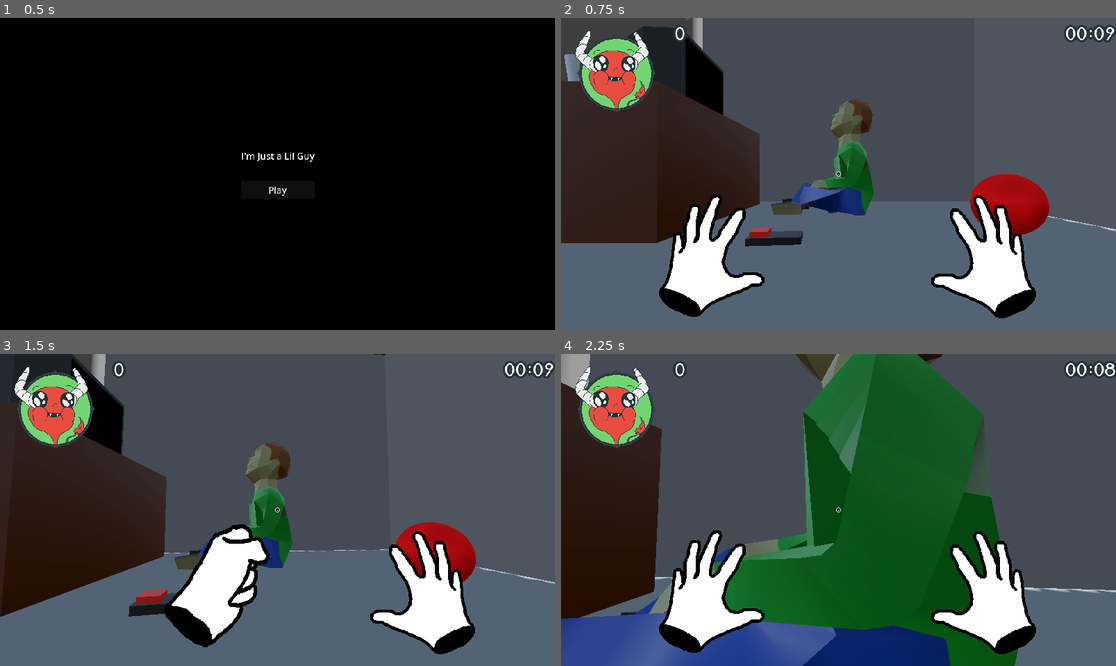
Above: before the commit, frames 1-4 (two rows, left to right).
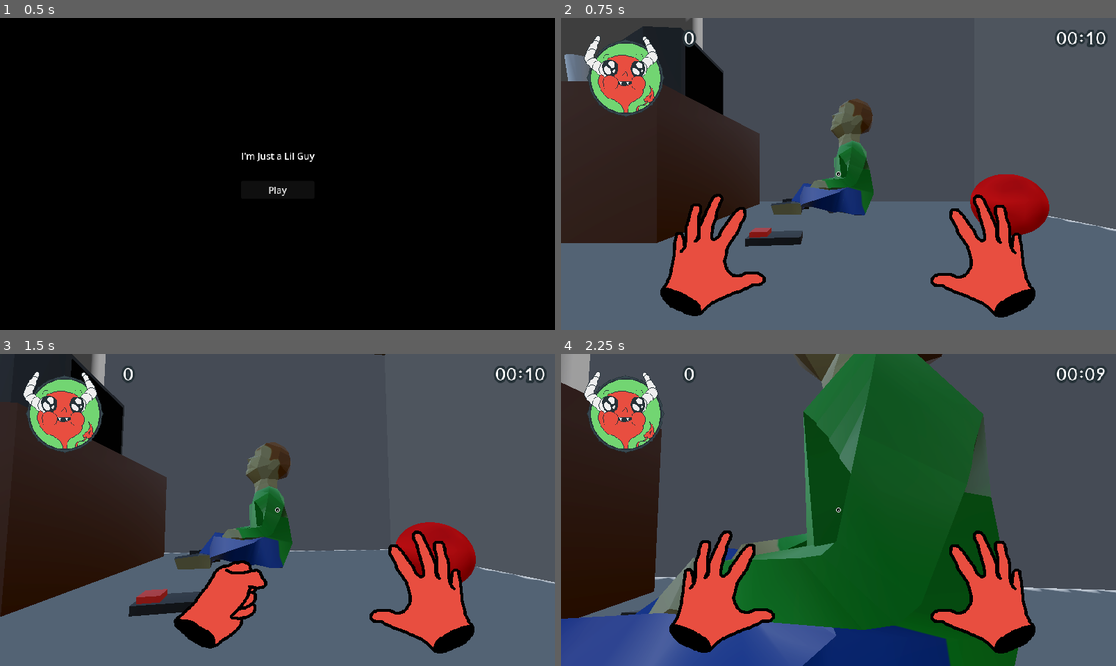
Above: after the commit, the same moments.

Repository: fleetfoxx/little-mischief
Game: Godot game, scene res://Scenes/Game/game.tscn
The game is run twice, just before and just after one commit, with the same random seed, the same clock (stepped at 60 frames per second) and the same inputs. The engine's default icon, where the game draws it, is replaced by a stand-in: a white triangle on a blue panel in a dark square.
Inputs (mouse positions are in pixels of both pictures, inside the frame that each line leads up to):
- Up to frame 1 (0.5 s): no input
- Up to frame 2 (0.75 s): click "Play" at 0.5 s
- Up to frame 3 (1.5 s): tap Enter at 1.25 s; move the mouse to (305, 510) at 1.27 s; press the mouse at (305, 510) at 1.28 s; hold W (move-forward) from 1.28 s (still down)
- Up to frame 4 (2.25 s): keep holding W (move-forward); tap Space (jump) at 1.52 s; move the mouse to (810, 510) at 2.02 s; release the mouse at (810, 510) at 2.03 s; right-click (810, 510) at 2.1 s

Frame 1 is identical in both runs. In frame 2, 8.3% of the frame differs, in the area x 2-100%, y 2-97%; in frame 3, 9.6%; in frame 4, 10%.

Commit message:
Add pause. Make timers pauseable.

Diff:
--- a/Scenes/Player/HUD/player_hud.tscn
+++ b/Scenes/Player/HUD/player_hud.tscn
@@ -20,36 +20,48 @@
 mouse_filter = 2
 theme = ExtResource("1_mok0f")
 script = ExtResource("1_nxght")
-_pointsLabel = NodePath("BoxContainer2/Points")
-_chainLabel = NodePath("BoxContainer/CurrentChain")
-_chainMultLabel = NodePath("BoxContainer/CurrentChainCalc")
-_countdownLabel = NodePath("BoxContainer2/Countdown")
+_pointsLabel = NodePath("MarginContainer/BoxContainer3/BoxContainer2/Points")
+_chainLabel = NodePath("MarginContainer/BoxContainer3/BoxContainer/CurrentChain")
+_chainMultLabel = NodePath("MarginContainer/BoxContainer3/BoxContainer/CurrentChainCalc")
+_countdownLabel = NodePath("MarginContainer/BoxContainer3/BoxContainer2/Countdown")
 
-[node name="BoxContainer2" type="BoxContainer" parent="."]
+[node name="MarginContainer" type="MarginContainer" parent="."]
 layout_mode = 1
-anchors_preset = 10
+anchors_preset = 15
 anchor_right = 1.0
-offset_bottom = 192.0
+anchor_bottom = 1.0
 grow_horizontal = 2
+grow_vertical = 2
+theme_override_constants/margin_left = 16
+theme_override_constants/margin_top = 8
+theme_override_constants/margin_right = 16
+theme_override_constants/margin_bottom = 0
 
-[node name="MarginContainer" type="MarginContainer" parent="BoxContainer2"]
+[node name="BoxContainer3" type="BoxContainer" parent="MarginContainer"]
+layout_mode = 2
+vertical = true
+
+[node name="BoxContainer2" type="BoxContainer" parent="MarginContainer/BoxContainer3"]
+layout_mode = 2
+
+[node name="MarginContainer" type="MarginContainer" parent="MarginContainer/BoxContainer3/BoxContainer2"]
 layout_mode = 2
 theme_override_constants/margin_bottom = 0
 
-[node name="FrameBackground" type="TextureRect" parent="BoxContainer2/MarginContainer"]
+[node name="FrameBackground" type="TextureRect" parent="MarginContainer/BoxContainer3/BoxContainer2/MarginContainer"]
 layout_mode = 2
 texture = ExtResource("3_f1qbt")
 
-[node name="FrameTop" type="TextureRect" parent="BoxContainer2/MarginContainer"]
+[node name="FrameTop" type="TextureRect" parent="MarginContainer/BoxContainer3/BoxContainer2/MarginContainer"]
 layout_mode = 2
 texture = ExtResource("4_mok0f")
 
-[node name="SlashContainer" type="Control" parent="BoxContainer2/MarginContainer" node_paths=PackedStringArray("_slashes")]
+[node name="SlashContainer" type="Control" parent="MarginContainer/BoxContainer3/BoxContainer2/MarginContainer" node_paths=PackedStringArray("_slashes")]
 layout_mode = 2
 script = ExtResource("5_g1klr")
 _slashes = [NodePath("Slash1"), NodePath("Slash2"), NodePath("Slash3"), NodePath("Slash4"), NodePath("Slash5")]
 
-[node name="Slash1" type="TextureRect" parent="BoxContainer2/MarginContainer/SlashContainer"]
+[node name="Slash1" type="TextureRect" parent="MarginContainer/BoxContainer3/BoxContainer2/MarginContainer/SlashContainer"]
 layout_mode = 2
 offset_left = 77.0
 offset_top = -25.654
@@ -59,7 +71,7 @@
 texture = ExtResource("5_mhwpf")
 stretch_mode = 5
 
-[node name="Slash2" type="TextureRect" parent="BoxContainer2/MarginContainer/SlashContainer"]
+[node name="Slash2" type="TextureRect" parent="MarginContainer/BoxContainer3/BoxContainer2/MarginContainer/SlashContainer"]
 layout_mode = 2
 offset_left = -64.0
 offset_top = 45.0
@@ -70,7 +82,7 @@
 stretch_mode = 5
 flip_v = true
 
-[node name="Slash3" type="TextureRect" parent="BoxContainer2/MarginContainer/SlashContainer"]
+[node name="Slash3" type="TextureRect" parent="MarginContainer/BoxContainer3/BoxContainer2/MarginContainer/SlashContainer"]
 layout_mode = 2
 offset_left = -27.0
 offset_top = 93.0
@@ -80,7 +92,7 @@
 texture = ExtResource("5_mhwpf")
 stretch_mode = 5
 
-[node name="Slash4" type="TextureRect" parent="BoxContainer2/MarginContainer/SlashContainer"]
+[node name="Slash4" type="TextureRect" parent="MarginContainer/BoxContainer3/BoxContainer2/MarginContainer/SlashContainer"]
 layout_mode = 2
 offset_left = 196.0
 offset_top = 23.0
@@ -91,7 +103,7 @@
 stretch_mode = 5
 flip_v = true
 
-[node name="Slash5" type="TextureRect" parent="BoxContainer2/MarginContainer/SlashContainer"]
+[node name="Slash5" type="TextureRect" parent="MarginContainer/BoxContainer3/BoxContainer2/MarginContainer/SlashContainer"]
 layout_mode = 2
 offset_left = 116.0
 offset_top = -68.654
@@ -102,45 +114,39 @@
 stretch_mode = 5
 flip_v = true
 
-[node name="LilGuy" type="TextureRect" parent="BoxContainer2/MarginContainer"]
+[node name="LilGuy" type="TextureRect" parent="MarginContainer/BoxContainer3/BoxContainer2/MarginContainer"]
 layout_mode = 2
 texture = ExtResource("6_g1klr")
 
-[node name="FrameBottom" type="TextureRect" parent="BoxContainer2/MarginContainer"]
+[node name="FrameBottom" type="TextureRect" parent="MarginContainer/BoxContainer3/BoxContainer2/MarginContainer"]
 layout_mode = 2
 texture = ExtResource("7_skbyo")
 
-[node name="Points" type="Label" parent="BoxContainer2"]
+[node name="Points" type="Label" parent="MarginContainer/BoxContainer3/BoxContainer2"]
 layout_mode = 2
 size_flags_horizontal = 3
 size_flags_vertical = 0
 text = "123"
 
-[node name="Countdown" type="Label" parent="BoxContainer2"]
+[node name="Countdown" type="Label" parent="MarginContainer/BoxContainer3/BoxContainer2"]
 layout_mode = 2
 size_flags_vertical = 0
 text = "00:00"
 
-[node name="BoxContainer" type="BoxContainer" parent="."]
-layout_mode = 1
-anchors_preset = 12
-anchor_top = 1.0
-anchor_right = 1.0
-anchor_bottom = 1.0
-offset_top = -110.0
-grow_horizontal = 2
-grow_vertical = 0
+[node name="BoxContainer" type="BoxContainer" parent="MarginContainer/BoxContainer3"]
+layout_mode = 2
+size_flags_vertical = 10
 theme_override_constants/separation = -16
 alignment = 1
 vertical = true
 
-[node name="CurrentChainCalc" type="Label" parent="BoxContainer"]
+[node name="CurrentChainCalc" type="Label" parent="MarginContainer/BoxContainer3/BoxContainer"]
 layout_mode = 2
 text = "0"
 horizontal_alignment = 1
 vertical_alignment = 1
 
-[node name="CurrentChain" type="Label" parent="BoxContainer"]
+[node name="CurrentChain" type="Label" parent="MarginContainer/BoxContainer3/BoxContainer"]
 custom_minimum_size = Vector2(0, 32)
 layout_mode = 2
 theme_override_constants/outline_size = 8
--- a/Scenes/Player/hud.gd
+++ b/Scenes/Player/hud.gd
@@ -40,8 +40,7 @@
 
 
 func updateHUD():
-  var currentTime := Time.get_unix_time_from_system();
-  var diff := GameStateManager.gameState.secondsUntilMomArrives - (currentTime - GameStateManager.gameState.startTimeStamp);
+  var diff := GameStateManager.gameState.secondsUntilMomArrives - GameStateManager.gameState.elapsedSeconds;
   if (diff < 0):
     _countdownLabel.text = "00:00";
   else:
--- a/Scenes/Player/player_body.tscn
+++ b/Scenes/Player/player_body.tscn
@@ -1,8 +1,9 @@
-[gd_scene load_steps=6 format=3 uid="uid://bbup31tqwpi7a"]
+[gd_scene load_steps=7 format=3 uid="uid://bbup31tqwpi7a"]
 
 [ext_resource type="Script" uid="uid://dxiwdqj7qbq6x" path="res://Scenes/Player/player_body.gd" id="1_jm3vh"]
 [ext_resource type="PackedScene" uid="uid://cabjxhg8ml0ry" path="res://Scenes/Player/HUD/player_hud.tscn" id="2_v8jfa"]
 [ext_resource type="PackedScene" uid="uid://do2iv0turwg7j" path="res://Scenes/Player/Hands/hands_ui.tscn" id="4_3305p"]
+[ext_resource type="PackedScene" uid="uid://b6226i1d2vhk1" path="res://Scenes/UI/PauseMenu/pause_menu.tscn" id="4_enob1"]
 
 [sub_resource type="CapsuleMesh" id="CapsuleMesh_jm3vh"]
 radius = 0.05
@@ -48,3 +49,6 @@
 [node name="HandsUI" parent="CanvasLayer" instance=ExtResource("4_3305p")]
 
 [node name="HUD" parent="CanvasLayer" instance=ExtResource("2_v8jfa")]
+
+[node name="PauseMenu" parent="CanvasLayer" instance=ExtResource("4_enob1")]
+process_mode = 3
--- /dev/null
+++ b/Scenes/Props/pillow.gd
@@ -0,0 +1,5 @@
+extends DisplaceableObject
+
+func _ready():
+  super();
+  _sourceName = "Pillow";
--- a/Scenes/Props/pillow.tscn
+++ b/Scenes/Props/pillow.tscn
@@ -1,5 +1,6 @@
-[gd_scene load_steps=3 format=3 uid="uid://d1yj8s0fh7gl1"]
+[gd_scene load_steps=4 format=3 uid="uid://d1yj8s0fh7gl1"]
 
+[ext_resource type="Script" uid="uid://br1wdstia4vof" path="res://Scenes/Props/pillow.gd" id="1_atxqu"]
 [ext_resource type="PackedScene" uid="uid://dv4e10oagsup8" path="res://Scenes/Bedroom/pillow.glb" id="1_v4u1m"]
 
 [sub_resource type="BoxShape3D" id="BoxShape3D_atxqu"]
@@ -8,6 +9,8 @@
 [node name="Pillow" type="RigidBody3D"]
 collision_layer = 108
 collision_mask = 159
+script = ExtResource("1_atxqu")
+_pointsOnDisplace = 5
 
 [node name="pillow2" parent="." instance=ExtResource("1_v4u1m")]
 
--- a/Scenes/UI/DialogBox/dialog_box.gd
+++ b/Scenes/UI/DialogBox/dialog_box.gd
@@ -1,20 +1,24 @@
 class_name DialogBox
-extends MarginContainer
+extends Control
 
 signal finished(text: String);
 
 @export var _text: Label;
 @export var _revealSpeed := 0.1;
+@export var _continueIndicator: TextureRect;
 
 var _isRevealing := false;
+
+func _ready():
+  _continueIndicator.hide();
 
 
 func _process(delta):
   if (_isRevealing):
     _text.visible_ratio += _revealSpeed * delta;
     if (_text.visible_ratio >= 1.0):
-      # finished.emit(_text.text);
       _isRevealing = false;
+      _continueIndicator.show();
 
 
 func _unhandled_input(event):
@@ -30,3 +34,4 @@
   _text.text = text;
   _text.visible_ratio = 0;
   _isRevealing = true;
+  _continueIndicator.hide();
--- a/Scenes/UI/DialogBox/dialog_box.tscn
+++ b/Scenes/UI/DialogBox/dialog_box.tscn
@@ -1,9 +1,21 @@
-[gd_scene load_steps=2 format=3 uid="uid://cir2amo1trdnu"]
+[gd_scene load_steps=3 format=3 uid="uid://cir2amo1trdnu"]
 
 [ext_resource type="Script" uid="uid://r5r1gjdk6rab" path="res://Scenes/UI/DialogBox/dialog_box.gd" id="1_4lyak"]
+[ext_resource type="Texture2D" uid="uid://cqtb2u1wxcto7" path="res://Scenes/UI/DialogBox/dialog-continue.png" id="2_mtjhv"]
 
-[node name="DialogBox" type="MarginContainer" node_paths=PackedStringArray("_text")]
-visible = false
+[node name="DialogBox" type="Control" node_paths=PackedStringArray("_text", "_continueIndicator")]
+layout_mode = 3
+anchors_preset = 15
+anchor_right = 1.0
+anchor_bottom = 1.0
+grow_horizontal = 2
+grow_vertical = 2
+script = ExtResource("1_4lyak")
+_text = NodePath("MarginContainer/Text")
+_continueIndicator = NodePath("ContinueIndicator")
+
+[node name="MarginContainer" type="MarginContainer" parent="."]
+layout_mode = 1
 anchors_preset = 12
 anchor_top = 1.0
 anchor_right = 1.0
@@ -15,19 +27,35 @@
 theme_override_constants/margin_top = 16
 theme_override_constants/margin_right = 16
 theme_override_constants/margin_bottom = 16
-script = ExtResource("1_4lyak")
-_text = NodePath("Text")
 
-[node name="Background" type="ColorRect" parent="."]
+[node name="Background" type="ColorRect" parent="MarginContainer"]
 layout_mode = 2
 color = Color(0, 0, 0, 0.556863)
 
-[node name="Text" type="Label" parent="."]
+[node name="Text" type="Label" parent="MarginContainer"]
 custom_minimum_size = Vector2(0, 16)
 layout_mode = 2
-text = "I thought I asked you to clean this room before I got home..."
+text = "PLACEHOLDER"
 horizontal_alignment = 1
 vertical_alignment = 1
 autowrap_mode = 3
 visible_characters = 0
 visible_ratio = 0.0
+
+[node name="ContinueIndicator" type="TextureRect" parent="."]
+layout_mode = 1
+anchors_preset = 3
+anchor_left = 1.0
+anchor_top = 1.0
+anchor_right = 1.0
+anchor_bottom = 1.0
+offset_left = -42.0
+offset_top = -26.0
+offset_right = -26.0
+offset_bottom = -10.0
+grow_horizontal = 0
+grow_vertical = 0
+size_flags_horizontal = 8
+size_flags_vertical = 8
+texture = ExtResource("2_mtjhv")
+stretch_mode = 4
--- /dev/null
+++ b/Scenes/UI/PauseMenu/pause_menu.gd
@@ -0,0 +1,32 @@
+class_name PauseMenu
+extends Control
+
+@export var _resumeButton: Button;
+
+func _ready():
+  _resumeButton.pressed.connect(resume);
+  hide();
+
+
+func _unhandled_input(event):
+  if (event.is_action_pressed("toggle-pause")):
+    toggle();
+
+
+func toggle():
+  if (visible):
+    resume();
+  else:
+    pause();
+
+
+func pause():
+  Input.mouse_mode = Input.MOUSE_MODE_VISIBLE;
+  get_tree().paused = true;
+  show();
+
+
+func resume():
+  Input.mouse_mode = Input.MOUSE_MODE_CAPTURED;
+  get_tree().paused = false;
+  hide();
--- /dev/null
+++ b/Scenes/UI/PauseMenu/pause_menu.tscn
@@ -0,0 +1,45 @@
+[gd_scene load_steps=2 format=3 uid="uid://b6226i1d2vhk1"]
+
+[ext_resource type="Script" uid="uid://d1rd5o83yd5hs" path="res://Scenes/UI/PauseMenu/pause_menu.gd" id="1_wtndc"]
+
+[node name="PauseMenu" type="Control" node_paths=PackedStringArray("_resumeButton")]
+layout_mode = 3
+anchors_preset = 15
+anchor_right = 1.0
+anchor_bottom = 1.0
+grow_horizontal = 2
+grow_vertical = 2
+script = ExtResource("1_wtndc")
+_resumeButton = NodePath("BoxContainer/Button")
+
+[node name="ColorRect" type="ColorRect" parent="."]
+layout_mode = 1
+anchors_preset = 15
+anchor_right = 1.0
+anchor_bottom = 1.0
+grow_horizontal = 2
+grow_vertical = 2
+color = Color(0, 0, 0, 0.882353)
+
+[node name="BoxContainer" type="BoxContainer" parent="."]
+layout_mode = 1
+anchors_preset = 15
+anchor_right = 1.0
+anchor_bottom = 1.0
+offset_left = 425.0
+offset_right = -425.0
+grow_horizontal = 2
+grow_vertical = 2
+theme_override_constants/separation = 32
+alignment = 1
+vertical = true
+
+[node name="Label" type="Label" parent="BoxContainer"]
+layout_mode = 2
+text = "Paused"
+horizontal_alignment = 1
+vertical_alignment = 1
+
+[node name="Button" type="Button" parent="BoxContainer"]
+layout_mode = 2
+text = "Resume"
--- a/Scripts/game_state.gd
+++ b/Scripts/game_state.gd
@@ -2,5 +2,5 @@
 
 var points := 0;
 var currentChain: Array[PointsEvent] = [];
-var startTimeStamp: float; # Time.get_unix_time_from_system()
 var secondsUntilMomArrives: int;
+var elapsedSeconds := 0;
--- a/Scripts/game_state_manager.gd
+++ b/Scripts/game_state_manager.gd
@@ -4,9 +4,9 @@
 
 var gameState := GameState.new();
 
-var _gameOverTimer: Timer;
+var _tickTimer: Timer;
 var _chainTimer: Timer;
-var _timeToCombo := 3;
+var _secondsToCombo := 5;
 
 # var secondsUntilMomArrives := 60 * 5; # 5 min
 var secondsUntilMomArrives := 10; # for testing
@@ -16,10 +16,9 @@
     return gameState.points >= pointsToWin;
 
 
-var isGameOver : bool:
+var isGameOver: bool:
   get:
-    var current = Time.get_unix_time_from_system();
-    return gameState.startTimeStamp + secondsUntilMomArrives <= current;
+    return gameState.elapsedSeconds >= secondsUntilMomArrives;
 
 
 func _ready():
@@ -27,9 +26,9 @@
   add_child(_chainTimer);
   _chainTimer.timeout.connect(onChainTimeout);
 
-  _gameOverTimer = Timer.new();
-  add_child(_gameOverTimer);
-  _gameOverTimer.timeout.connect(onGameOverTimerElapsed);
+  _tickTimer = Timer.new();
+  add_child(_tickTimer);
+  _tickTimer.timeout.connect(onTickTimerElapsed);
 
   await get_tree().process_frame;
   reinitialize();
@@ -37,17 +36,15 @@
 
 func reinitialize():
   gameState = GameState.new();
-  gameState.startTimeStamp = Time.get_unix_time_from_system(); # TODO: ensure this isn't called until the game starts. perhaps this logic belongs in the GameWorld scene?
   gameState.secondsUntilMomArrives = secondsUntilMomArrives;
   game_state_changed.emit(gameState);
-  _gameOverTimer.start(1);
+  _tickTimer.start(1);
 
 
 func addPoints(amt: int, source: String):
-  # gameState.set("points", gameState.get("points") + amt);
   gameState.currentChain.append(PointsEvent.new(amt, source));
   game_state_changed.emit(gameState);
-  _chainTimer.start(_timeToCombo);
+  _chainTimer.start(_secondsToCombo);
 
 
 func sum(acc: int, val: PointsEvent):
@@ -56,11 +53,11 @@
 
 func onChainTimeout():
   var chainTotal = gameState.currentChain.reduce(sum, 0) * gameState.currentChain.size();
-  gameState.set("points", gameState.get("points") + chainTotal);
+  gameState.points += chainTotal;
   gameState.currentChain = [];
   game_state_changed.emit(gameState);
 
 
-func onGameOverTimerElapsed():
-  if (isGameOver):
-    game_state_changed.emit(gameState);
+func onTickTimerElapsed():
+  gameState.elapsedSeconds += 1;
+  game_state_changed.emit(gameState);
--- a/Scripts/game_state_points_event.gd
+++ b/Scripts/game_state_points_event.gd
@@ -6,5 +6,5 @@
 
 func _init(_points: int, _source: String):
   points = _points;
-  timestamp = Time.get_unix_time_from_system();
+  timestamp = Time.get_ticks_msec() / 1000;
   source = _source;
--- a/project.godot
+++ b/project.godot
@@ -79,6 +79,12 @@
 progress-dialog={
 "deadzone": 0.2,
 "events": [Object(InputEventKey,"resource_local_to_scene":false,"resource_name":"","device":-1,"window_id":0,"alt_press …(191 unchanged characters)…
+, Object(InputEventMouseButton,"resource_local_to_scene":false,"resource_name":"","device":-1,"window_id":0,"alt_pressed":false,"shift_pressed":false,"ctrl_pressed":false,"meta_pressed":false,"button_mask":1,"position":Vector2(119, 19),"global_position":Vector2(128, 67),"factor":1.0,"button_index":1,"canceled":false,"pressed":true,"double_click":false,"script":null)
+]
+}
+toggle-pause={
+"deadzone": 0.2,
+"events": [Object(InputEventKey,"resource_local_to_scene":false,"resource_name":"","device":-1,"window_id":0,"alt_pressed":false,"shift_pressed":false,"ctrl_pressed":false,"meta_pressed":false,"pressed":false,"keycode":0,"physical_keycode":80,"key_label":0,"unicode":112,"location":0,"echo":false,"script":null)
 ]
 }
 
Binary file changed: Scenes/Player/HUD/hud.aseprite
Binary file changed: Scenes/Player/Hands/Sprites/arms.aseprite
Binary file changed: Scenes/Player/Hands/Sprites/fist-1-right.png
Binary file changed: Scenes/Player/Hands/Sprites/reach-2-right.png
Not shown, added: Scenes/Props/pillow.gd.uid
Binary file added: Scenes/UI/DialogBox/dialog-continue.png
Not shown, added: Scenes/UI/DialogBox/dialog-continue.png.import
Binary file changed: Scenes/UI/GameOver/game-over.aseprite
Not shown, added: Scenes/UI/PauseMenu/pause_menu.gd.uid
Not shown, added: Docs/notes.md
